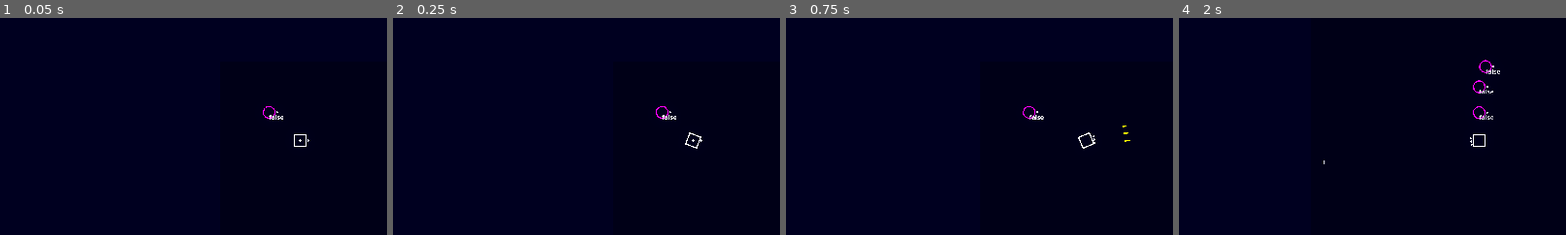
Above: before the commit, frames 1-4 (left to right).
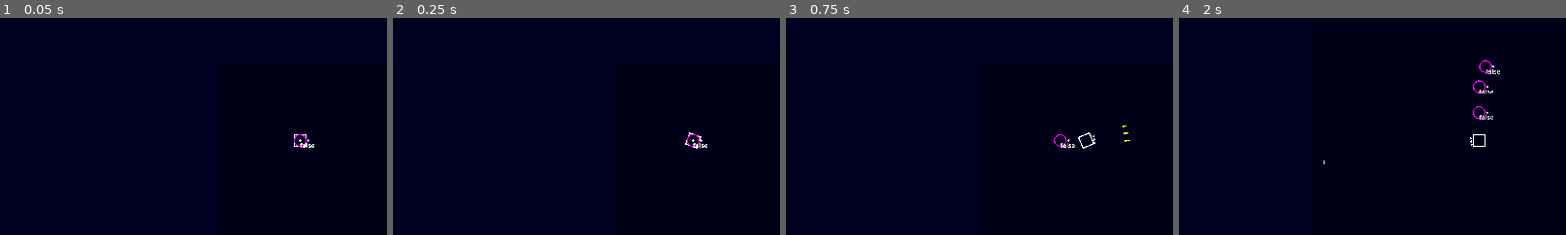
Above: after the commit, the same moments.

Repository: Toshiyuki-Murakami/sht
Game: Godot game, scene res://stage.tscn
Two runs of this game, one before a commit and one after it. Both use one fixed random seed, a clock stepped at 60 frames per second and the inputs below.
Inputs (mouse positions are % of the whole screen's width and height, from its top left):
- Up to frame 1 (0.05 s): no input
- Up to frame 2 (0.25 s): no input
- Up to frame 3 (0.75 s): move the mouse to (72, 45) at 0.52 s; hold D (game_right) from 0.53 s (still down); click (72, 45) at 0.6 s
- Up to frame 4 (2 s): move the mouse to (30, 55) at 1.27 s; release D (game_right) at 1.28 s; hold S (game_down) from 1.28 s (still down); right-click (30, 55) at 1.35 s
The pictures show only the part of the screen within x 11-61%, y 22-72%; the shares and areas given below are measured in that part.

The runs differ from the first frame. In frame 1, 0.2% of the frame differs, in the area x 67-82%, y 40-60%; in frame 2, 0.2%; in frame 3, 0.2%, in the area x 61-75%, y 40-60%; in frame 4, nothing differs.

Commit message:
laser追加

Diff:
--- a/Common/autoload/Scenes.gd
+++ b/Common/autoload/Scenes.gd
@@ -12,6 +12,7 @@
 	'main_bullet': preload("res://Entity/bullet/MainBullrt.tscn").instantiate(),
 	'enemy_bullet': preload("res://Entity/bullet/EnemyBullrt.tscn").instantiate(),
 	'enemy_bullet02': preload("res://Entity/bullet/EnemyBullrt02.tscn").instantiate(),
+	'laser01': preload("res://Entity/bullet/Laser01.tscn").instantiate(),
 
 	## effect
 	'effect_playerdeath': preload("res://Entity/Effect/Effect_PlayerDeath.tscn").instantiate(),
--- a/Common/class/bullet_base.gd
+++ b/Common/class/bullet_base.gd
@@ -11,6 +11,9 @@
 @export var lifetime:float = 8.0
 ## 進行方向に向ける
 @export var to_face:bool = false
+
+## 所有者
+var owner_actor:actor_base
 
 var save_hit_count:int = 1
 var timer:float = 0.0
@@ -44,6 +47,8 @@
 		max_range = _data.max_range
 	if _data.has('lifetime'):
 		lifetime = _data.lifetime
+	if _data.has('owner_actor'):
+		owner_actor = _data.owner_actor
 
 	global_position = start_position
 	velocity = direction * speed
--- /dev/null
+++ b/Entity/Animetion/Bullet/Anime_Laser01.gd
@@ -0,0 +1 @@
+extends actor_animation
--- /dev/null
+++ b/Entity/Animetion/Bullet/Anime_Laser01.tscn
@@ -0,0 +1,58 @@
+[gd_scene load_steps=6 format=3 uid="uid://y05nfam6afb0"]
+
+[ext_resource type="Script" path="res://Entity/Animetion/Bullet/Anime_Laser01.gd" id="1_ahd37"]
+[ext_resource type="Texture2D" uid="uid://bkkmsrrsa7w25" path="res://asset/enemy_bullet.png" id="2_walxn"]
+
+[sub_resource type="Animation" id="Animation_pct7s"]
+length = 0.001
+tracks/0/type = "value"
+tracks/0/imported = false
+tracks/0/enabled = true
+tracks/0/path = NodePath(".:scale")
+tracks/0/interp = 1
+tracks/0/loop_wrap = true
+tracks/0/keys = {
+"times": PackedFloat32Array(0),
+"transitions": PackedFloat32Array(1),
+"update": 0,
+"values": [Vector2(1, 1)]
+}
+
+[sub_resource type="Animation" id="Animation_fke88"]
+resource_name = "action"
+tracks/0/type = "value"
+tracks/0/imported = false
+tracks/0/enabled = true
+tracks/0/path = NodePath(".:scale")
+tracks/0/interp = 1
+tracks/0/loop_wrap = true
+tracks/0/keys = {
+"times": PackedFloat32Array(0, 0.5, 0.966667),
+"transitions": PackedFloat32Array(1, 1, 1),
+"update": 0,
+"values": [Vector2(1, 1), Vector2(0.75, 0.75), Vector2(1, 1)]
+}
+
+[sub_resource type="AnimationLibrary" id="AnimationLibrary_ddvdw"]
+_data = {
+"RESET": SubResource("Animation_pct7s"),
+"action": SubResource("Animation_fke88")
+}
+
+[node name="Anime_Laser01" type="Node2D" node_paths=PackedStringArray("image_base")]
+script = ExtResource("1_ahd37")
+image_base = NodePath("image")
+
+[node name="image" type="Sprite2D" parent="."]
+modulate = Color(1.25, 0, 1.25, 1)
+texture = ExtResource("2_walxn")
+
+[node name="Line2D" type="Line2D" parent="."]
+modulate = Color(1.2, 0, 1.2, 1)
+points = PackedVector2Array(0, 0, 2000, 0)
+width = 5.0
+
+[node name="AnimationPlayer" type="AnimationPlayer" parent="."]
+libraries = {
+"": SubResource("AnimationLibrary_ddvdw")
+}
--- a/Entity/Options/PoolController.gd
+++ b/Entity/Options/PoolController.gd
@@ -31,7 +31,10 @@
 		'key_name': 'enemy_bullet02',
 		'size': 100,
 	},
-
+	'laser01': {
+		'key_name': 'laser01',
+		'size': 20,
+	},
 	'effect_playerdeath': {
 		'key_name': 'effect_playerdeath',
 		'size': 1,
--- a/Entity/Options/WeaponTrigger.gd
+++ b/Entity/Options/WeaponTrigger.gd
@@ -47,6 +47,9 @@
 			_bullet.activate({
 				'start_position': shotpoints.get_points(i),
 				'direction': calc_direction(i, dir),
+				'owner_actor': actor,
+				'shot_points': shotpoints,
+				'point_index': i,
 			})
 			## タイマーリセット
 		reset_timer()
--- a/Entity/PlayerOption.gd
+++ b/Entity/PlayerOption.gd
@@ -7,3 +7,4 @@
 
 func _ready() -> void:
 	super()
+	global_position = trace_player.global_position
--- a/Entity/PlayerOption.tscn
+++ b/Entity/PlayerOption.tscn
@@ -35,7 +35,8 @@
 
 [node name="WeaponTrigger" parent="FireController" node_paths=PackedStringArray("shotpoints") instance=ExtResource("9_xhgpk")]
 shotpoints = NodePath("../../ShotPoints")
-cooltime = 0.5
+bullet_name = "laser01"
+cooltime = 4.0
 
 [node name="TraceController" parent="." instance=ExtResource("8_wtqve")]
 
--- /dev/null
+++ b/Entity/bullet/Laser01.gd
@@ -0,0 +1,16 @@
+extends bullet_base
+
+var shotpoints:shot_points
+var point_index:int = 0
+
+func _process(_delta: float) -> void:
+	is_life(_delta)
+	global_position = shotpoints.get_points(point_index)
+
+func activate(_data:Dictionary = {}):
+	super(_data)
+	if _data.has('shot_points'):
+		shotpoints = _data.shot_points
+	if _data.has('point_index'):
+		point_index = _data.point_index
+	face()
--- /dev/null
+++ b/Entity/bullet/Laser01.tscn
@@ -0,0 +1,25 @@
+[gd_scene load_steps=5 format=3 uid="uid://35oecpbx4cdr"]
+
+[ext_resource type="Script" path="res://Entity/bullet/Laser01.gd" id="1_chx1q"]
+[ext_resource type="PackedScene" uid="uid://cww5j0cca12k6" path="res://Entity/Options/HitSender.tscn" id="2_0ppmu"]
+[ext_resource type="PackedScene" uid="uid://y05nfam6afb0" path="res://Entity/Animetion/Bullet/Anime_Laser01.tscn" id="3_bhtvw"]
+
+[sub_resource type="RectangleShape2D" id="RectangleShape2D_hy6sm"]
+size = Vector2(2000, 9)
+
+[node name="Laser01" type="Node2D" node_paths=PackedStringArray("image_base")]
+script = ExtResource("1_chx1q")
+image_base = NodePath("Anime_Laser01")
+hit_count = 9999
+lifetime = 1.0
+to_face = true
+
+[node name="HitSender" parent="." instance=ExtResource("2_0ppmu")]
+collision_layer = 2
+collision_mask = 16
+
+[node name="CollisionShape2D" type="CollisionShape2D" parent="HitSender"]
+position = Vector2(1001, -1)
+shape = SubResource("RectangleShape2D_hy6sm")
+
+[node name="Anime_Laser01" parent="." instance=ExtResource("3_bhtvw")]
